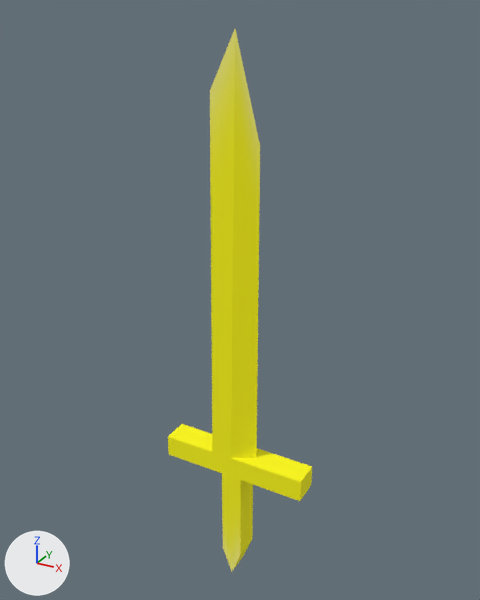
What one commit did to the glTF model KillSC/Asset/Models/Weapon/Scopion/scopion.gltf.
Both versions are drawn from a 50 mm camera at (0.591, -1.064, 1.035) aimed at (-0.012, 0.033, 0.486). Arrows for +X, +Y and +Z are at lower left; the lights stay in place.

In view in the first picture: 'Scopion'.
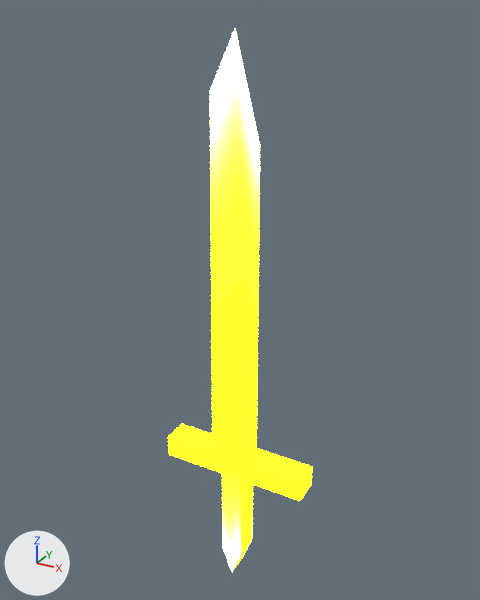
Pixel boxes [x1, y1, x2, y2] of what changed, in the pictures (480 x 600 px):
'Scopion', surface changed: [168, 29, 312, 572] in both

The change, as a list of edits to the scene's bpy script:
```text
Change mat_material:
    where n0 = _N.new('ShaderNodeBsdfPrincipled'); n0.name = 'Principled BSDF'
    add n0.inputs[28].default_value = 20.0  # 'Emission Strength'
    add n3 = _N.new('ShaderNodeTexImage'); n3.name = 'Image Texture.001'
    add n3.image = img_scopion
    where n2 = _N.new('ShaderNodeTexImage'); n2.name = 'Image Texture'
    remove _L.new(n2.outputs[0], n0.inputs[0])  # 'Color' to 'Base Color'
    add _L.new(n2.outputs[0], n0.inputs[27])  # 'Color' to 'Emission Color'
    add _L.new(n3.outputs[0], n0.inputs[0])  # 'Color' to 'Base Color'
```
